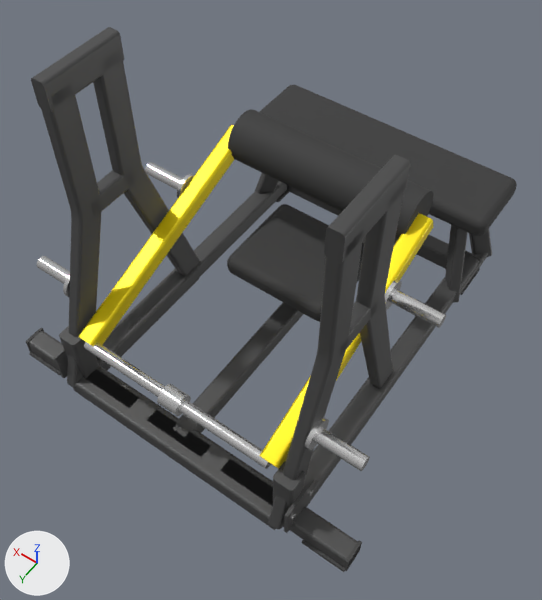
Renders of the glTF model catalogs/ludus-core/models/LD-WH029/model.glb from each side of a commit.
Before and after are seen from a 50 mm camera at (-1.03, 1.59, 2.53) aimed at (-0.08, 0.27, 0.44). The axes (+X, +Y, +Z) are drawn at lower left. The lights are the same throughout. The picture after the commit comes second. Where no turn or scale is listed for an object, it has been applied to the vertices.

The first picture shows 'Mesh_0', 'Mesh_0.004', 'bench_pad', 'lever_bar', 'lever_bar.001', 'lever_roller', 'seat_pad', 'side_cap.001', 'side_leg_tube', 'side_leg_tube.001', 'side_leg_tube.002', 'side_leg_tube.003', 'side_link' and 34 more.
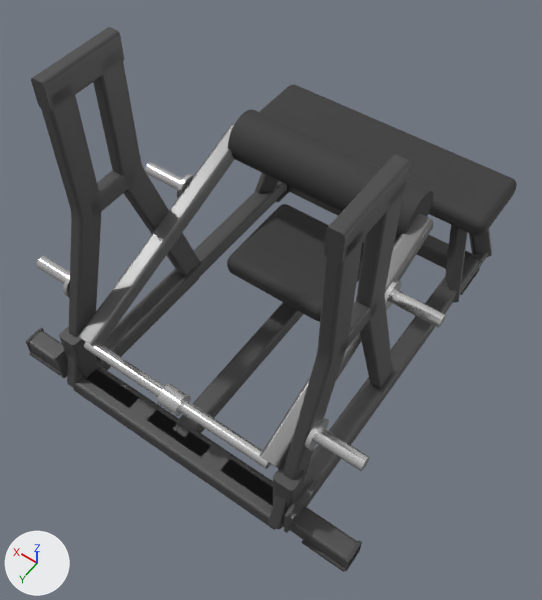
Changed parts and their boxes [x1, y1, x2, y2] in the pictures (542 x 600 px):
'lever_bar', recoloured (yellow to grey): [78, 125, 234, 346] in both
'lever_bar.001', recoloured: [260, 213, 433, 469] in both

The change in detail:
Material 'accent' (mat_accent) changes colour from yellow #f9df00 to grey #717171; in linear values from (0.949, 0.741, 0.0) to (0.165, 0.165, 0.165).
